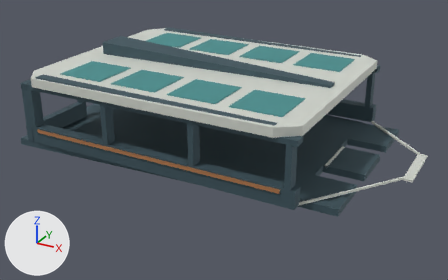
Renders of the Blender file models/assets/ships/salimon-scout/components/hull/source.blend from each side of a commit.
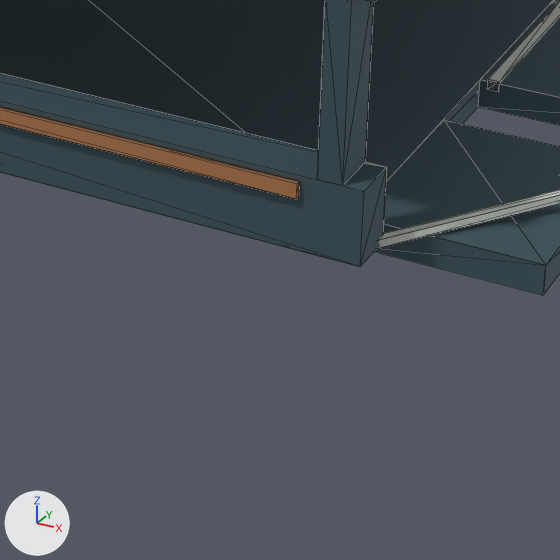
The first picture shows the older version from a 50 mm camera at (12.45, -23.59, 11.6) aimed at (-0.22, -0.56, 0.09). The close-ups show the older and then the newer version on the part from 47% to 76% of the width and 52% to 100% of the height of that picture. Only the edits that show in the close-ups are written down. Every picture has the same lights, and +X, +Y and +Z are marked at lower left. The close-ups show mesh edges as thin lines.

In view in the first close-up: 'Hull_Belly', 'Hull_Nose', 'Hull_Port_Side', 'Hull_Port_Stripe'.
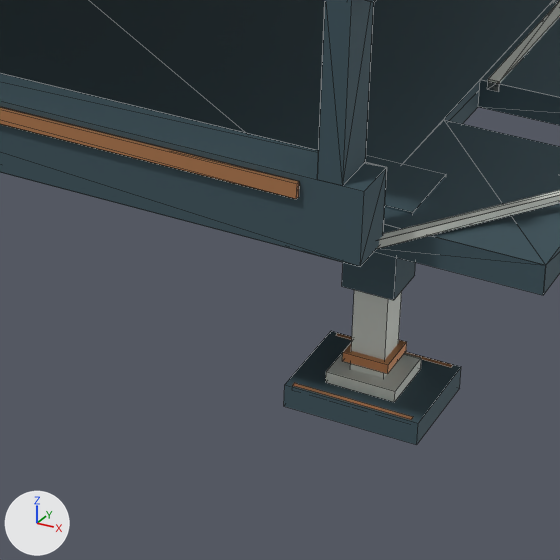
Changed parts and their boxes [x1, y1, x2, y2] in the close-ups (560 x 560 px):
'Landing_Gear_Forward_Port', added
    after: [284, 155, 461, 445]
    faces in mat_hull_graphite (dark blue #485f69): [284, 155, 461, 445]
    faces in mat_hull_ceramic (light grey #dde1d8): [326, 290, 421, 402]
    faces in mat_copper_accent (orange #d49565): [293, 333, 453, 420]

What changed in the scene script:
```text
Add me_landing_gear_forward_port:
    me_landing_gear_forward_port.from_pydata(...)  # 72 vertices, 54 faces; spans x 4.12..5.48, y -4.15..-3.05, z -2.11..0.22
    # faces by material slot: [18, 12, 24]
    me_landing_gear_forward_port.materials.append(mat_hull_graphite)  # dark blue #485f69
    me_landing_gear_forward_port.materials.append(mat_hull_ceramic)  # light grey #dde1d8
    me_landing_gear_forward_port.materials.append(mat_copper_accent)  # orange #d49565
Add ob_landing_gear_forward_port:
    ob_landing_gear_forward_port = bpy.data.objects.new('Landing_Gear_Forward_Port', me_landing_gear_forward_port)
    ob_landing_gear_forward_port.parent = ob_exterior
    ob_landing_gear_forward_port.location = (0.0, 0.0, 0.0)
```
